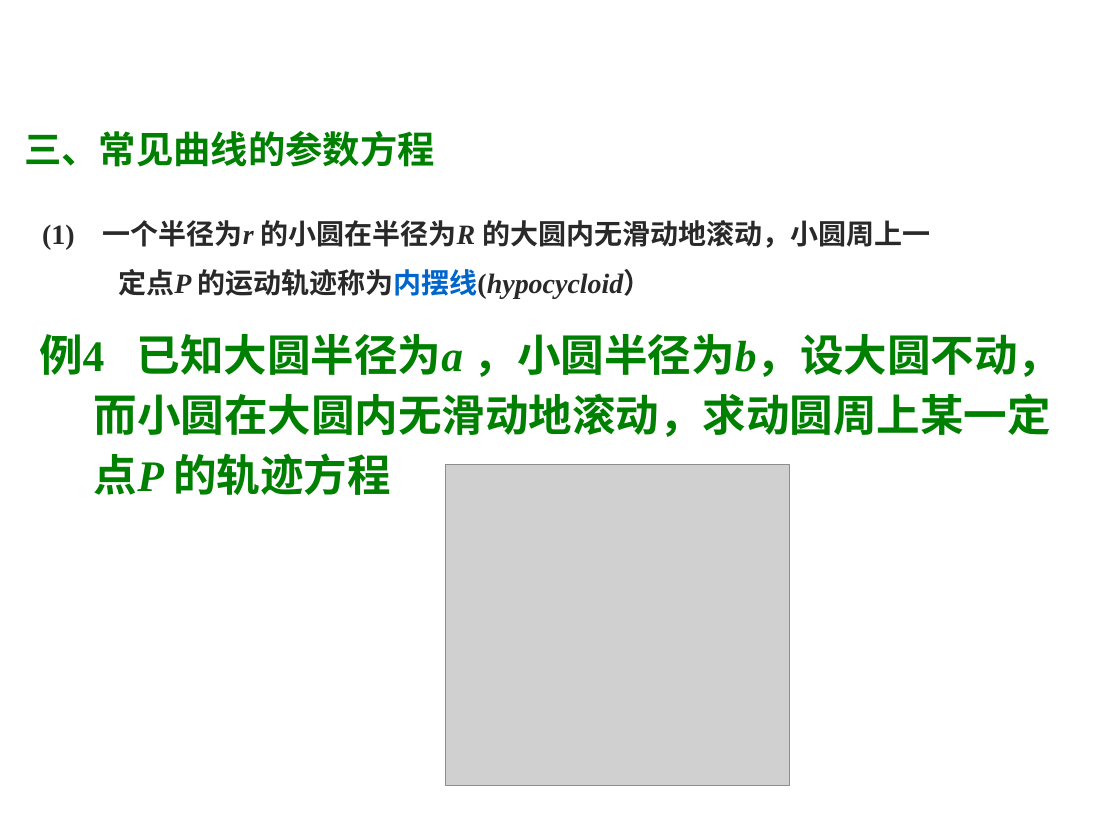
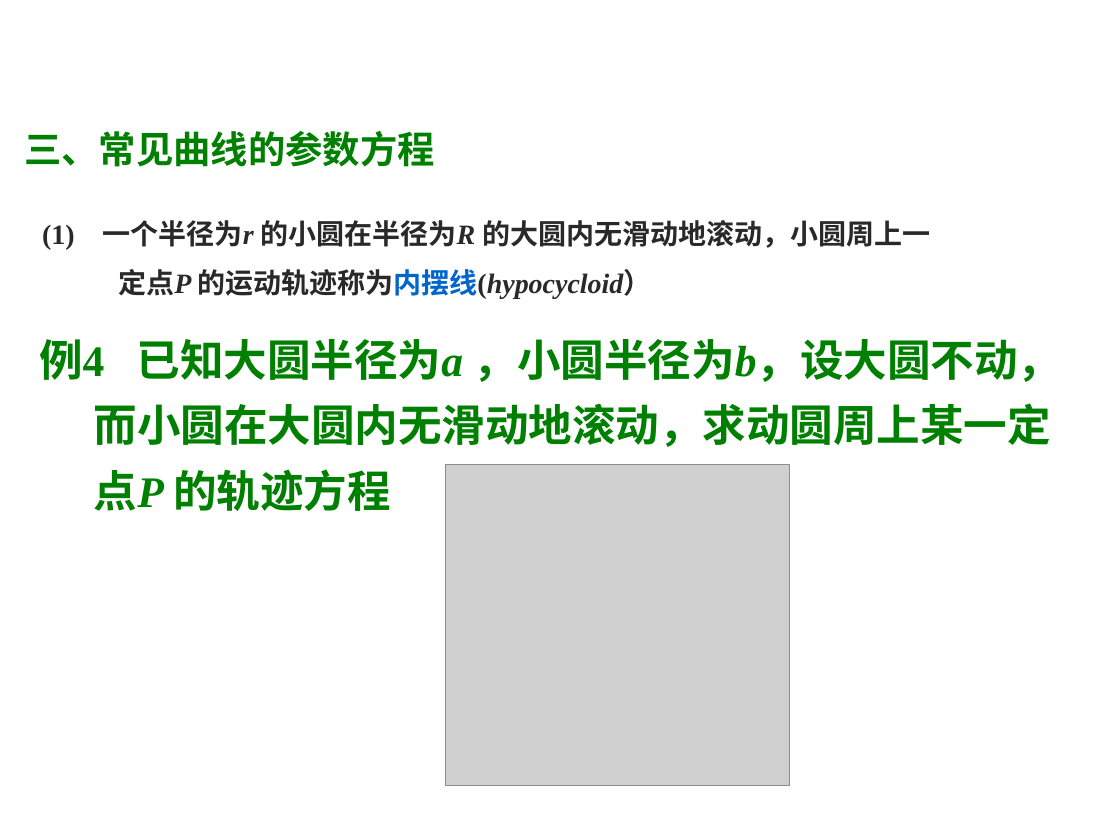
Before and after one commit to weihuayi/class, a slide deck: slide 10 of analyticgeometry/PPT/2-1.ppt. Drawn at 1120x840 pixels with LibreOffice and Linux fonts; fonts in the diff are those of the drawing; grey boxes stand for pictures; background and template pictures are left out. Boxes give left, top, right and bottom in pixels: in the first picture for what was removed or moved away, otherwise in the second. Text is boxed around its words. In the diff, an @@ line names an element or a change of style, - is before the commit and + after.

```diff
--- a/analyticgeometry/PPT/2-1.ppt
+++ b/analyticgeometry/PPT/2-1.ppt
@@ text "例4 已知大圆半径为a ，小圆半径为b，设大圆不动，而小圆在大圆内无滑动地滚动，求动圆周上某一定点P 的轨迹方程" at <box>39,339,1061,511</box>: line spacing 1.15 to 1.25 @@
```
Also in this commit, not shown: 1 other slide changed, 4 other files.
